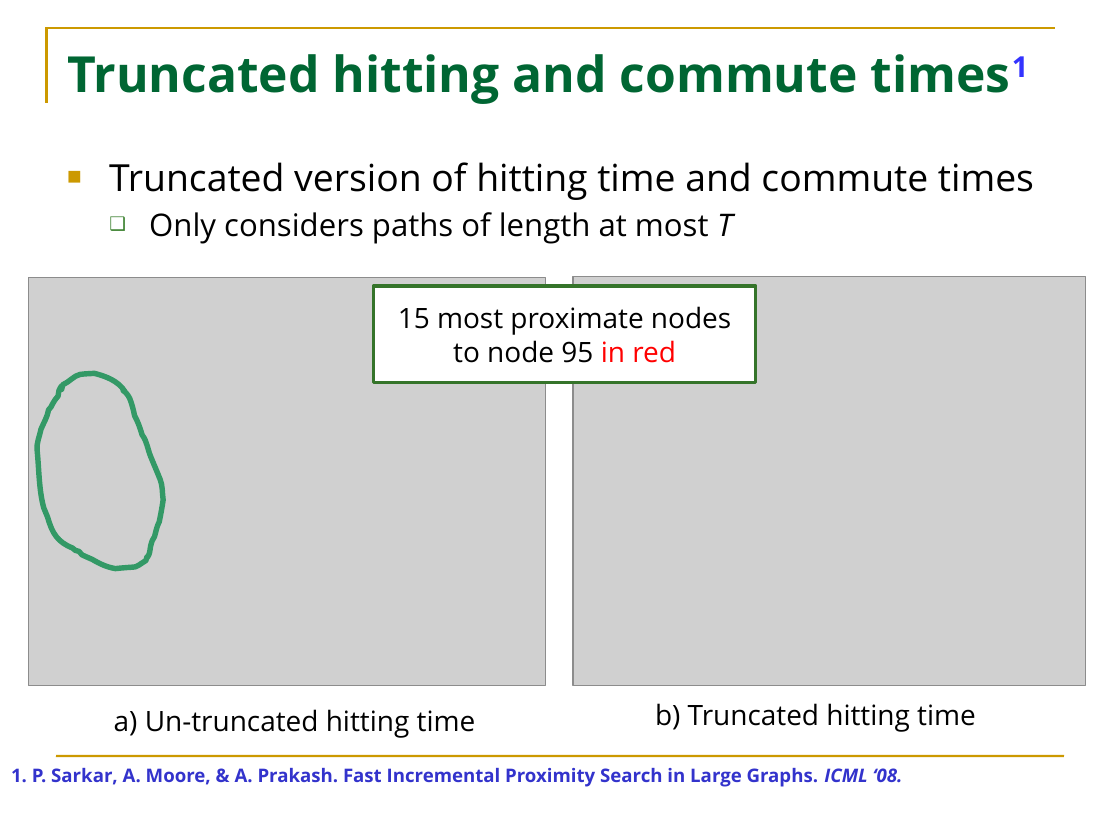
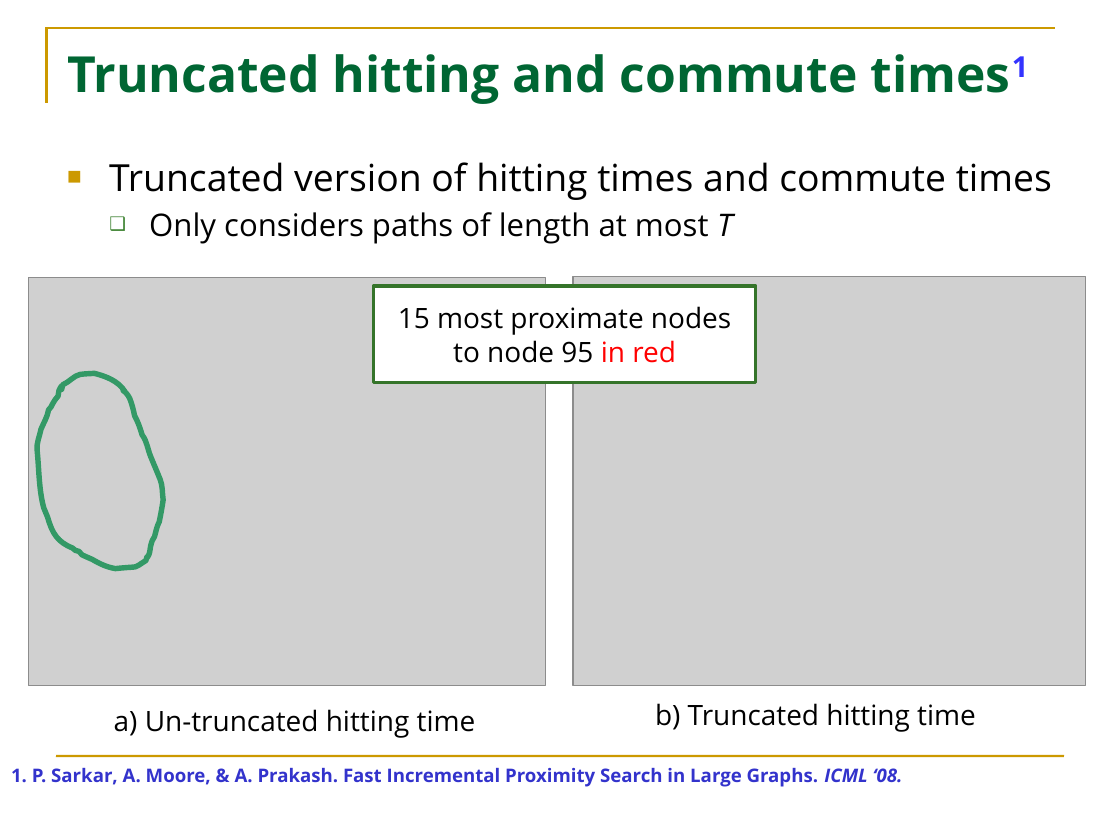
Before and after one commit to HuanSGT/rw-dir-prox, a slide deck: slide 8 of rw-pdf.pptx. Drawn at 1120x840 pixels with LibreOffice and Linux fonts; fonts in the diff are those of the drawing; grey boxes stand for pictures. Boxes give left, top, right and bottom in pixels: in the first picture for what was removed or moved away, otherwise in the second. Text is boxed around its words. In the diff, an @@ line names an element or a change of style, - is before the commit and + after.

```diff
--- a/rw-pdf.pptx
+++ b/rw-pdf.pptx
@@ text at <box>109,162,1052,200</box>: text changed @@
-■ Truncated version of hitting time and commute times
+■ Truncated version of hitting times and commute times
```
Also in this commit, not shown: 3 other slides changed, 8 slides removed, 4 other files.
